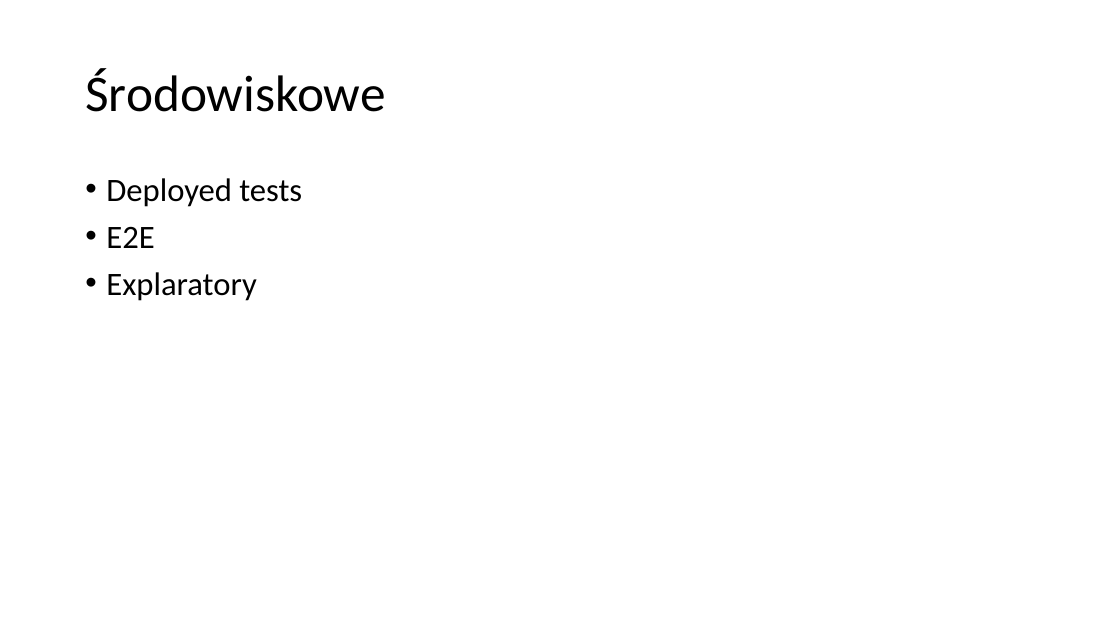
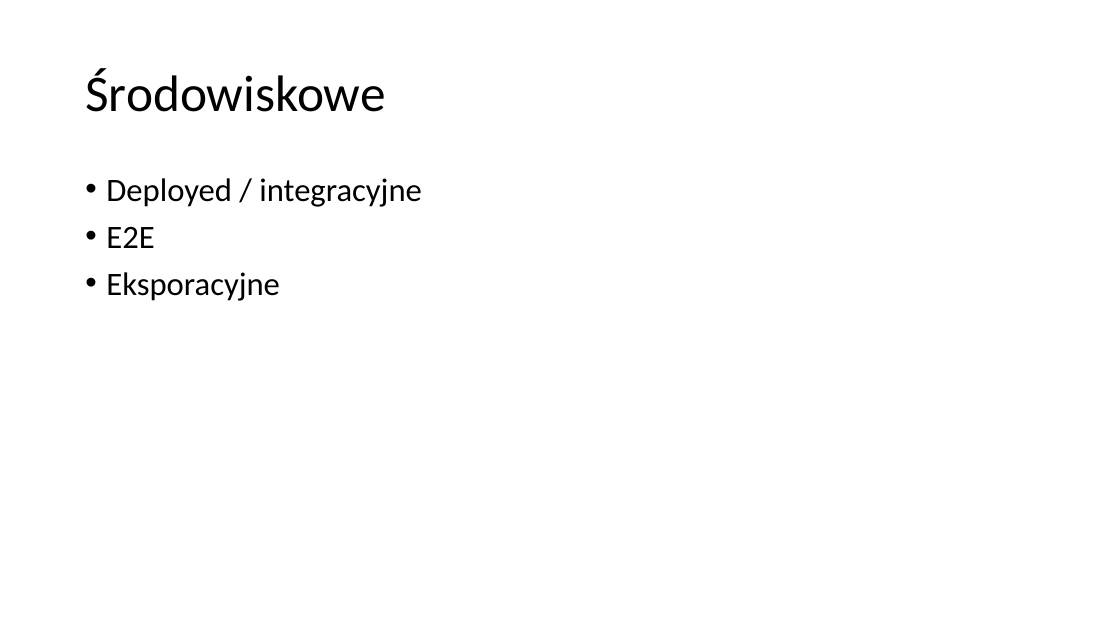
Before and after one commit to plitwinski/automated-tests-presentation, a slide deck: slide 6 of presentation/polish/Automatycznie testowalne aplikacje w srodowisku rozproszonym.pptx (slide 10 before the commit). Drawn at 1120x630 pixels with LibreOffice and Linux fonts; fonts in the diff are those of the drawing. Boxes give left, top, right and bottom in pixels: in the first picture for what was removed or moved away, otherwise in the second. Text is boxed around its words. In the diff, an @@ line names an element or a change of style, - is before the commit and + after.

Commit message:
Fix typos

```diff
--- a/presentation/polish/Automatycznie testowalne aplikacje w srodowisku rozproszonym.pptx
+++ b/presentation/polish/Automatycznie testowalne aplikacje w srodowisku rozproszonym.pptx
@@ text at (106,178,422,207): text changed @@
-• Deployed tests
+• Deployed / integracyjne
@@ text at (106,272,280,301): text changed @@
-• Explaratory
+• Eksporacyjne
```
Also in this commit, not shown: 11 other slides changed, 1 slide added.
